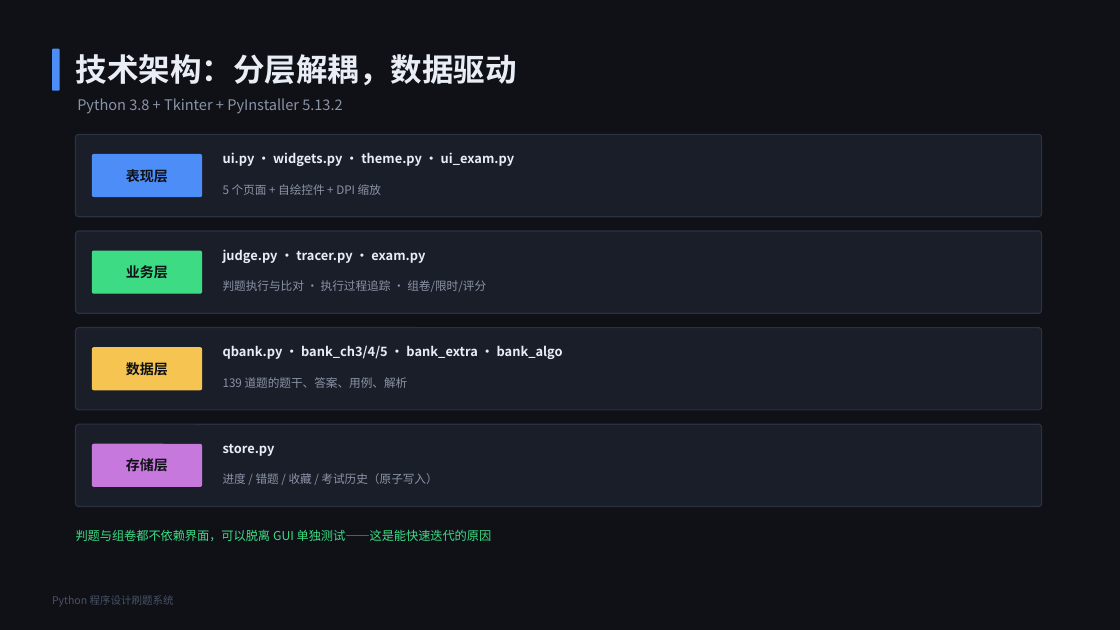
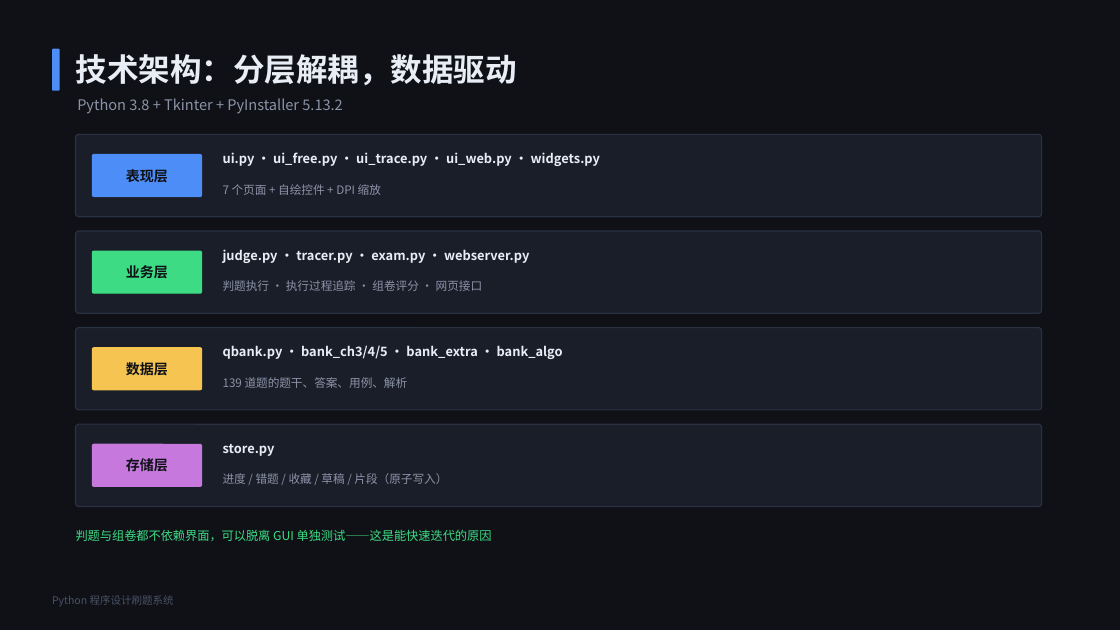
Before and after one commit to telling890/python-quiz-system, a slide deck: slide 17 of docs/4-答辩演示.pptx (slide 15 before the commit). Drawn at 1120x630 pixels with LibreOffice and Linux fonts; fonts in the diff are those of the drawing. Boxes give left, top, right and bottom in pixels: in the first picture for what was removed or moved away, otherwise in the second. Text is boxed around its words. In the diff, an @@ line names an element or a change of style, - is before the commit and + after.

Commit message:
feat: 自由编程页 + 网页版（浏览器/手机共用同一份题库与进度）
自由编程
- ui_free.py：不看题库的草稿本，F5 直接运行、F6 单步执行
- 草稿自动保存到 state.json（free），可导出 .py
- 「我的片段」保存常用代码（最多 60 个），可载入 / 删除

网页版
- webserver.py：标准库 http.server + JSON 接口（题库、判题、执行过程、进度、草稿、片段）
- web/index.html：单文件前端，题库刷题 / 自由编程 / 判题反馈 / 执行过程
- ui_web.py：桌面端一键启动 / 停止，显示地址、复制、浏览器打开、局域网开关
- 默认仅监听 127.0.0.1；局域网模式带 8 位随机口令；只接受同源 + application/json
- 与桌面共用同一个 Store：任一端的判题、草稿、片段都立刻同步

工程
- 执行过程面板抽成 ui_trace.TracePane，刷题页与自由编程页共用
- store 增加 free / snippets，reset 保留片段
- 新增 _test_web.py（11 项，含安全边界）与 _test_free/_shoot_web 冒烟脚本；CI 增加网页版自检
- build.py 打包 web/ 资源；README / CHANGELOG / 演示 GIF / 答辩 PPT（新增自由编程、网页版两页）同步
- 重新打包 exe 与便携 zip

```diff
--- a/docs/4-答辩演示.pptx
+++ b/docs/4-答辩演示.pptx
@@ text at (x1=223, y1=152, x2=600, y2=166): text changed @@
-ui.py · widgets.py · theme.py · ui_exam.py
+ui.py · ui_free.py · ui_trace.py · ui_web.py · widgets.py
@@ text at (x1=223, y1=184, x2=381, y2=195): text changed @@
-5 个页面 + 自绘控件 + DPI 缩放
+7 个页面 + 自绘控件 + DPI 缩放
@@ text at (x1=223, y1=249, x2=529, y2=263): text changed @@
-judge.py · tracer.py · exam.py
+judge.py · tracer.py · exam.py · webserver.py
@@ text at (x1=223, y1=280, x2=483, y2=291): text changed @@
-判题执行与比对 · 执行过程追踪 · 组卷/限时/评分
+判题执行 · 执行过程追踪 · 组卷评分 · 网页接口
@@ text at (x1=223, y1=473, x2=447, y2=484): text changed @@
-进度 / 错题 / 收藏 / 考试历史（原子写入）
+进度 / 错题 / 收藏 / 草稿 / 片段（原子写入）
```
Also in this commit, not shown: 1 other slide changed, 2 slides added, 27 other files.
